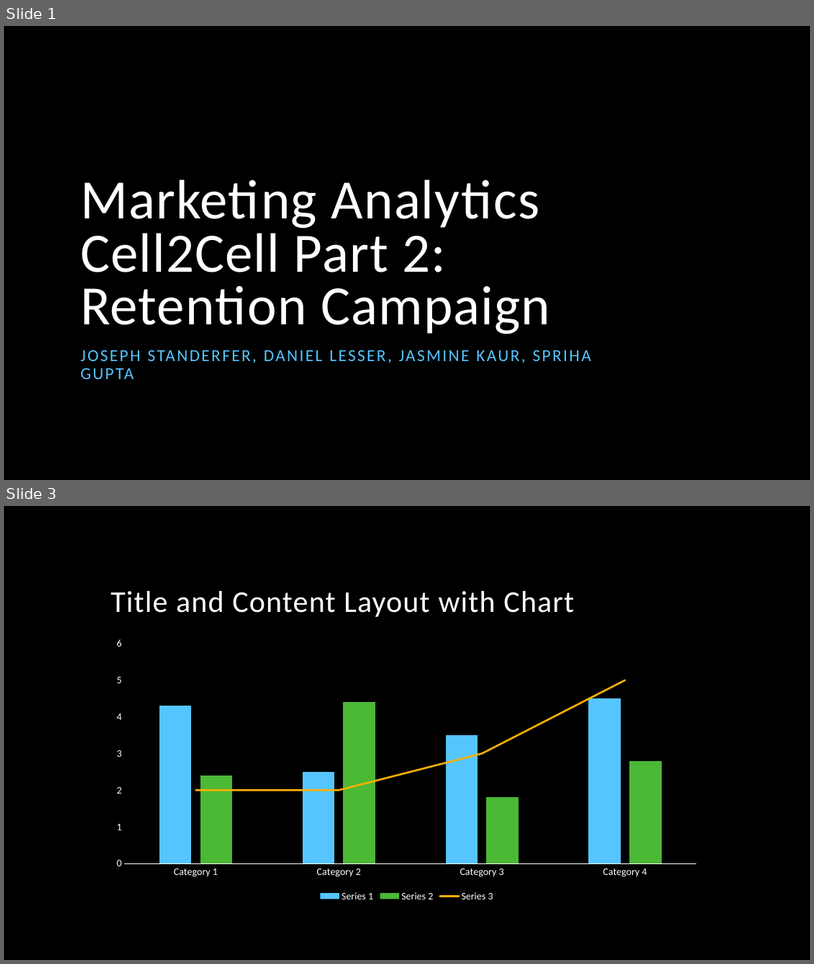
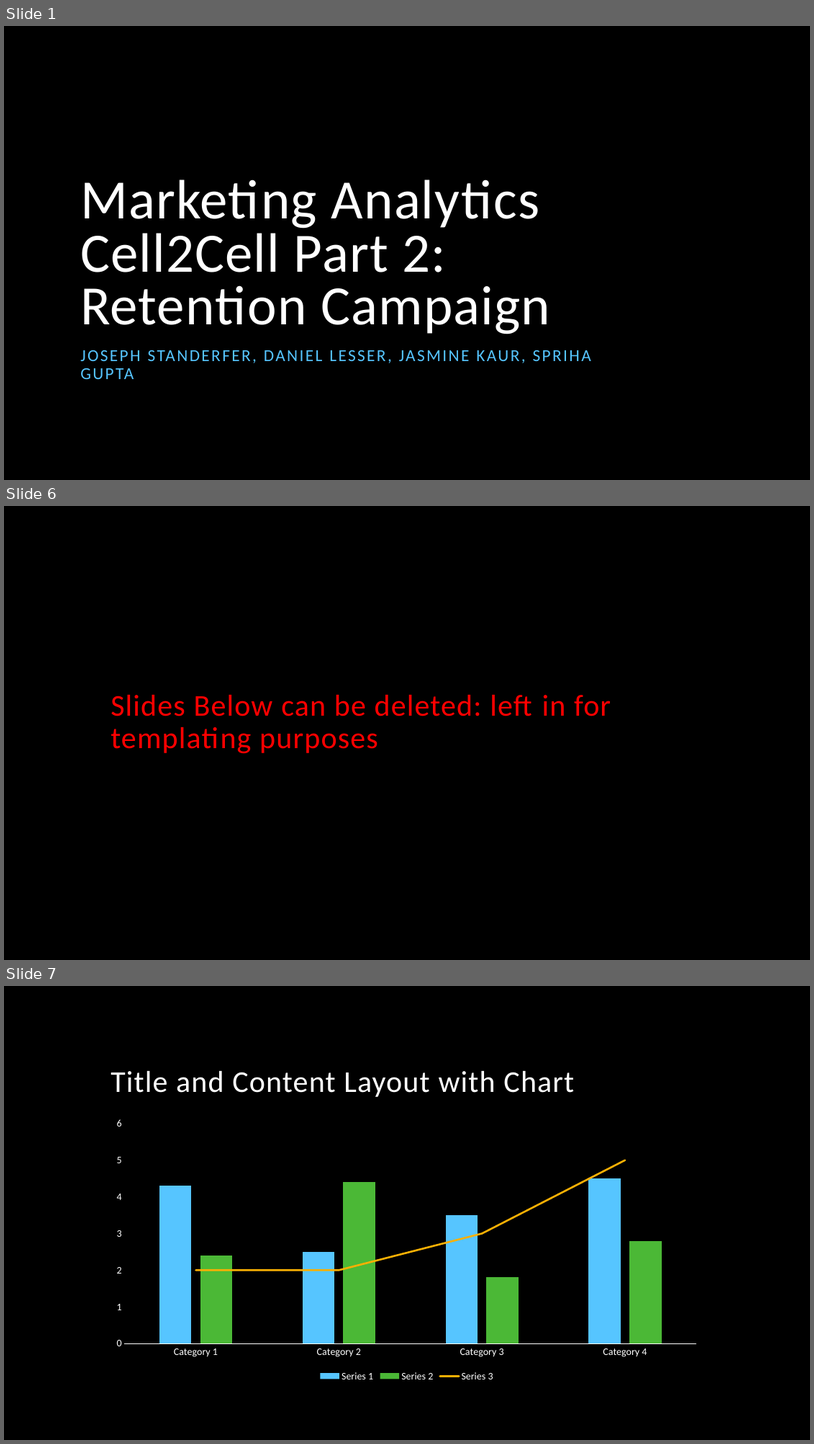
Before and after one commit to Oldyeller89/M_A_HW_Git, a slide deck: Assignment7/Group2_Presentation_Cell2CellPart2.pptx. Shown one above the other, each under a label of ours: slides 1 and 3 before the commit, slides 1, 6 and 7 after it; the slides between them are not shown. The pictures are 814x964 and 814x1444 pixels, drawn with LibreOffice and Linux fonts; fonts in the diff are those of the drawing; background and template pictures are left out. Boxes give left, top, right and bottom in pixels: in the first picture for what was removed or moved away, otherwise in the second. Text is boxed around its words. In the diff, an @@ line names an element or a change of style, - is before the commit and + after.

```diff
--- a/Assignment7/Group2_Presentation_Cell2CellPart2.pptx
+++ b/Assignment7/Group2_Presentation_Cell2CellPart2.pptx
@@ slide 6 added at box(4, 506, 810, 960), background picture (left out) @@
@@ title added at box(111, 695, 611, 754), 36 pt, text #FF0000 @@
+Slides Below can be deleted: left in for templating purposes
@@ what was slide 3 is now slide 7 @@
```
Also in this commit, not shown: 1 slide changed, 3 other slides added, 2 other files.
